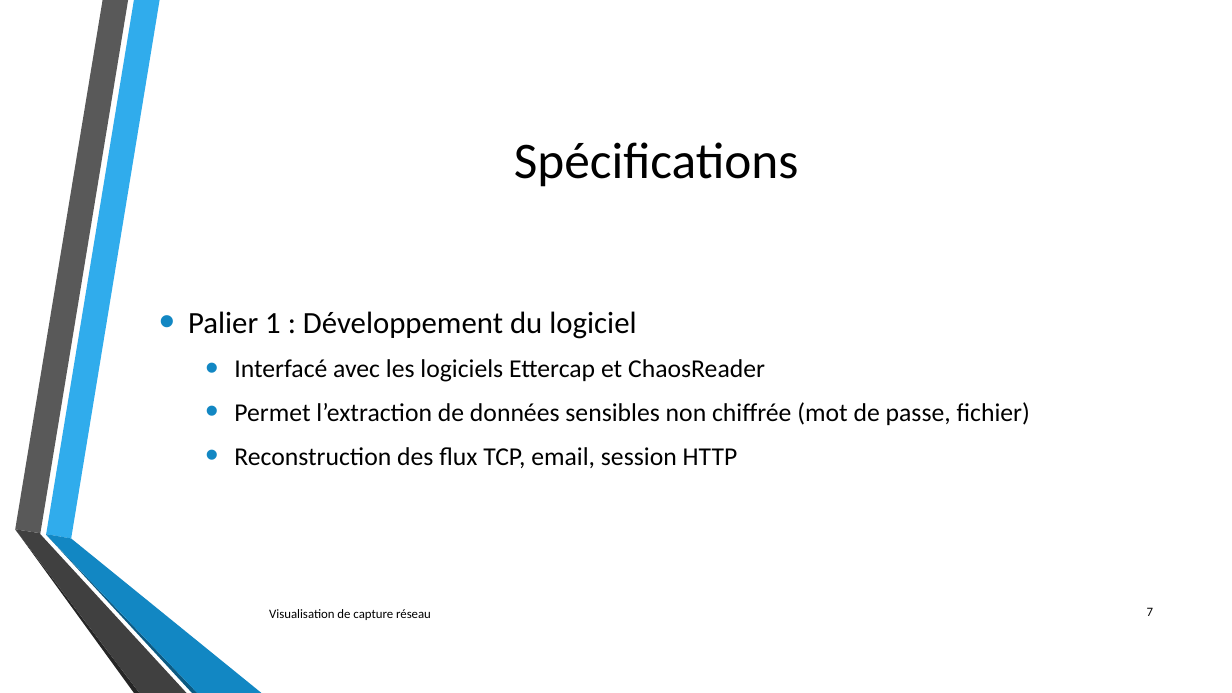
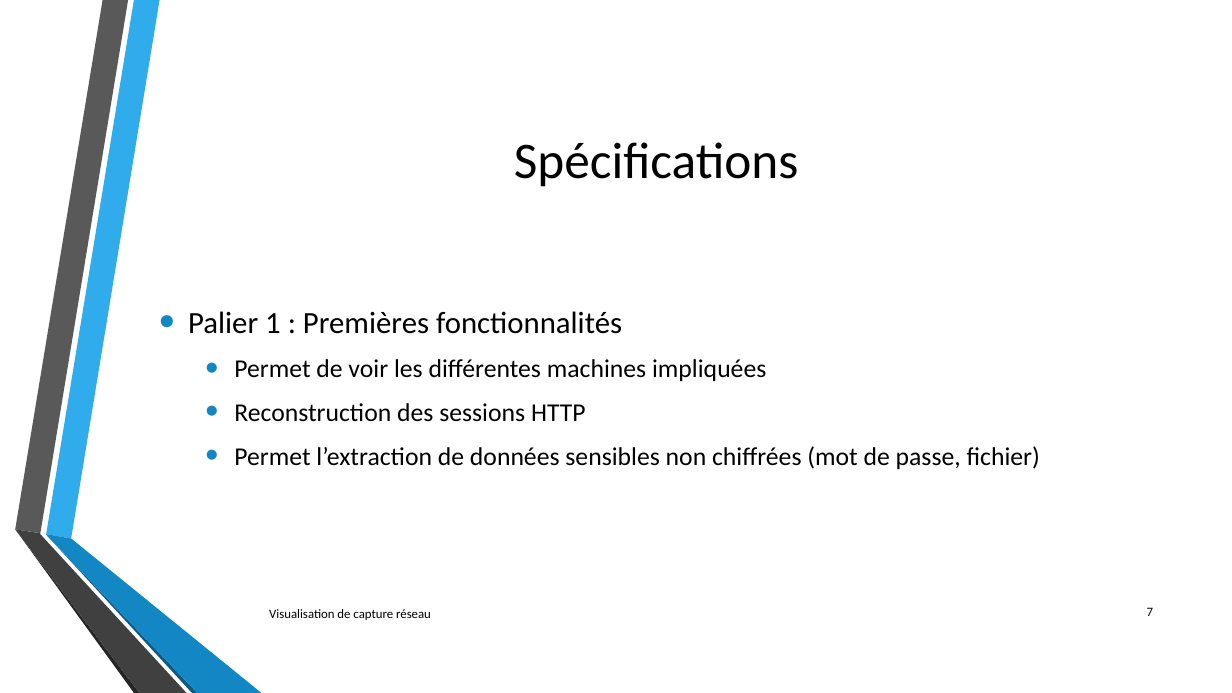
Before and after one commit to lechinoix/Pcap-visualization-project, a slide deck: slide 7 of Outils de visualisation de capture réseau.pptx. Drawn at 1232x693 pixels with LibreOffice and Linux fonts; fonts in the diff are those of the drawing; background and template pictures are left out. Boxes give left, top, right and bottom in pixels: in the first picture for what was removed or moved away, otherwise in the second. Text is boxed around its words. In the diff, an @@ line names an element or a change of style, - is before the commit and + after.

Commit message:
présentation v2

```diff
--- a/Outils de visualisation de capture réseau.pptx
+++ b/Outils de visualisation de capture réseau.pptx
@@ text at box(188, 311, 1040, 469): text changed @@
-• Palier 1 : Développement du logiciel
-  • Interfacé avec les logiciels Ettercap et ChaosReader
-  • Permet l’extraction de données sensibles non chiffrée (mot de passe, fichier)
-  • Reconstruction des flux TCP, email, session HTTP
+• Palier 1 : Premières fonctionnalités
+  • Permet de voir les différentes machines impliquées
+  • Reconstruction des sessions HTTP
+  • Permet l’extraction de données sensibles non chiffrées (mot de passe, fichier)
```
Also in this commit, not shown: 9 other slides changed, 4 slides added.
